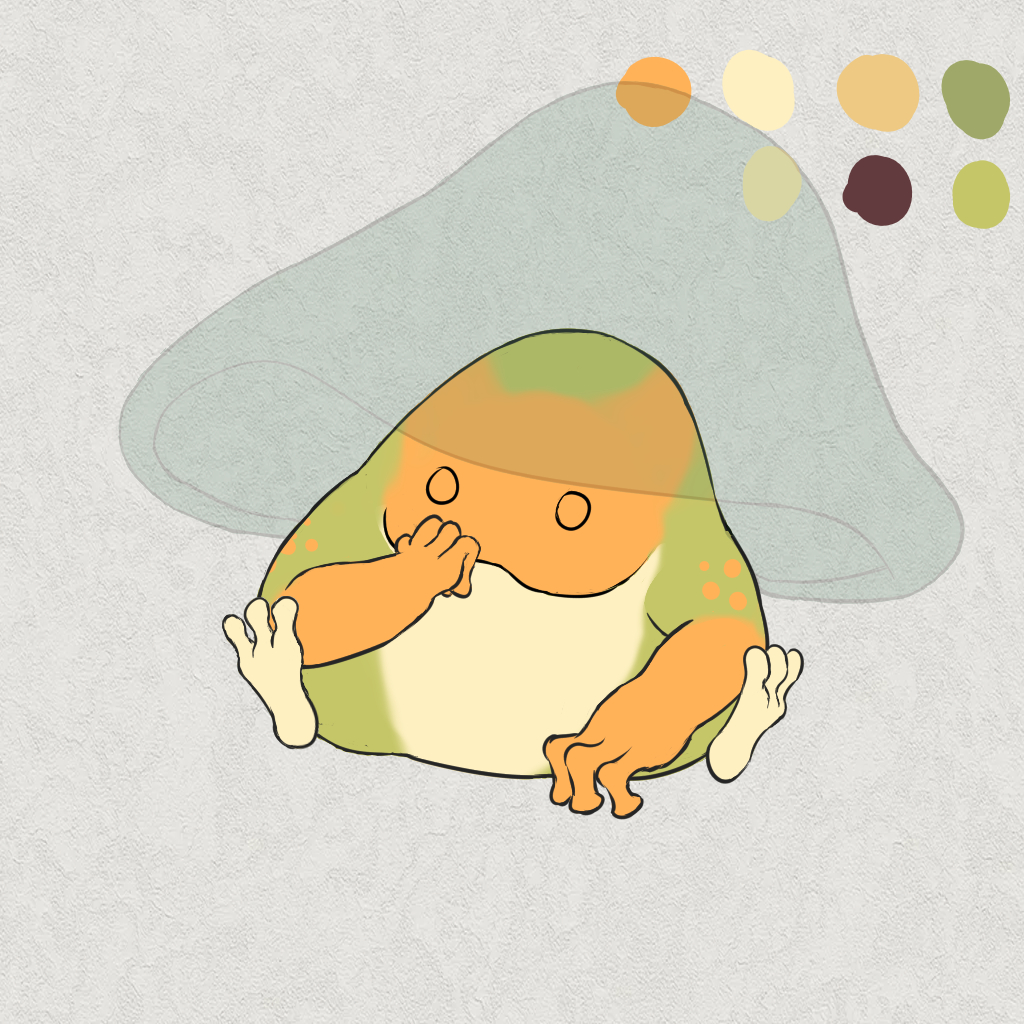
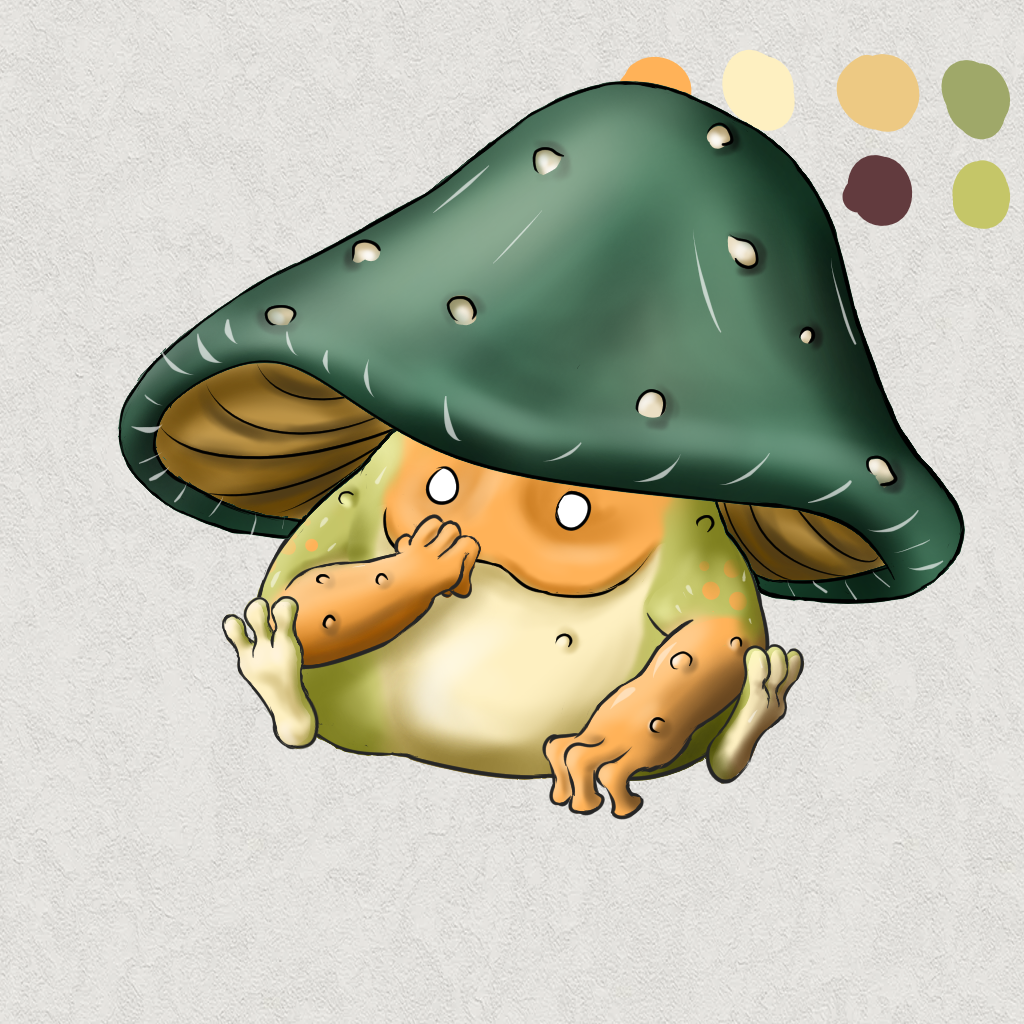
Layer changes from the first 1024×1024 image to the second:
added layer "Effect" above "warts" over <box>128,128,960,768</box>
added group "warts" with 5 layers above "MushRoom" over <box>192,77,960,768</box>
added layer "Paint Layer 24" in group "warts" over <box>256,77,960,768</box>
added layer "Paint Layer 31" in group "warts" over <box>256,77,896,512</box>
added layer "Paint Layer 30" in group "warts" over <box>192,77,960,512</box>
added layer "Paint Layer 29" in group "warts" over <box>192,77,960,512</box>
added layer "Paint Layer 26" in group "warts" over <box>192,77,960,576</box>
"MushRoom": opacity 19% → 100% over <box>103,77,966,815</box>
added layer "Paint Layer 23" in group "MushRoom" over <box>103,320,966,815</box>
added layer "Paint Layer 22" in group "MushRoom" over <box>103,77,966,704</box>
added layer "Paint Layer 32" in group "MushRoom" over <box>192,77,960,512</box>
added layer "dark" (1st of 5, in "MushRoom") in group "MushRoom" over <box>103,77,966,704</box>
painted on "Paint Layer 8" over <box>103,77,966,640</box>
added layer "light" (1st of 4, in "Body" › "Feet") in group "Feet" over <box>222,576,832,768</box>
added layer "dark" (2nd of 5, in "Body" › "Feet") in group "Feet" over <box>222,576,832,815</box>
added layer "Paint Layer 21" in group "Feet" over <box>222,576,832,815</box>
moved "Right Hand" into group "Body" over <box>192,384,576,768</box>
added layer "light" (2nd of 4, in "Body" › "Right Hand") in group "Right Hand" over <box>192,384,512,704</box>
renamed "Paint Layer 16" to "dark", painted on it over <box>512,448,832,815</box>
painted on "base color" (2nd of 2, in "Body" › "LeftArm") over <box>320,448,832,815</box>
added layer "light" (4th of 4, in "Body" › "Body") in group "Body" over <box>192,320,640,768</box>
renamed "Paint" to "dark", painted on it over <box>192,256,896,815</box>
…and 12 more changes (9 added, 2 painted, 1 stack)
